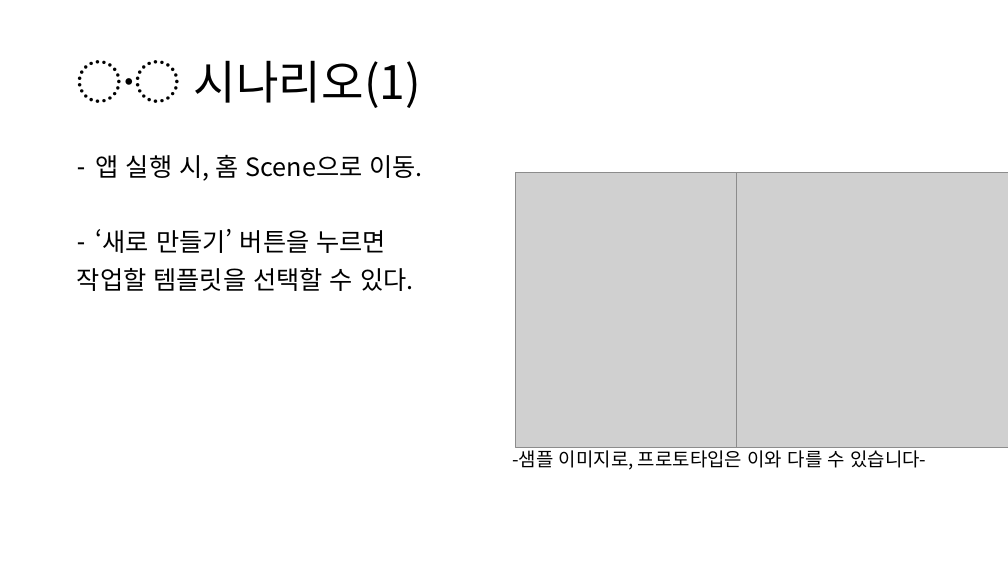
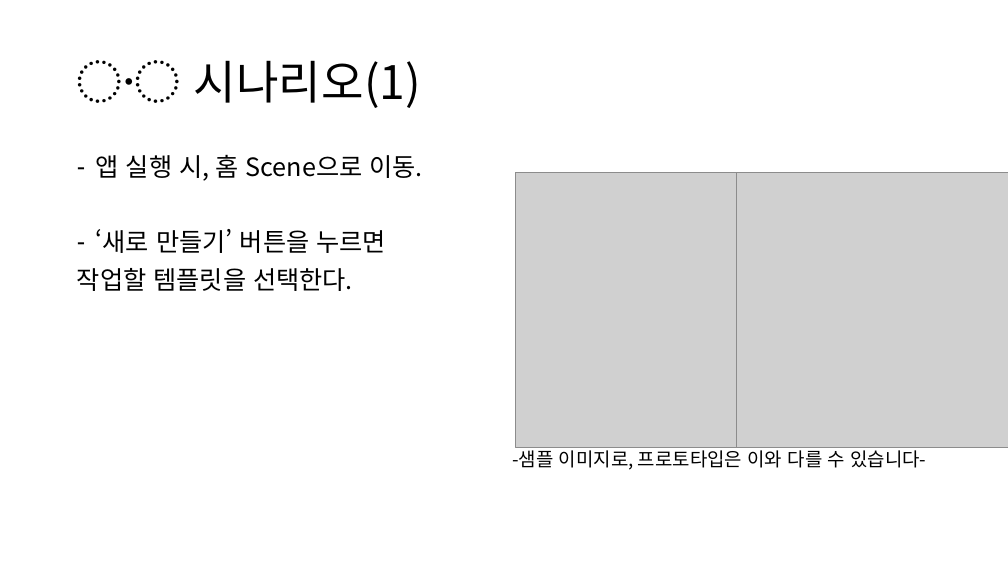
Before and after one commit to OSS-2021-team3/Drawing-Trade, a slide deck: slide 7 of OSS IDEA PROPOSAL.pptx. Drawn at 1008x567 pixels with LibreOffice and Linux fonts; fonts in the diff are those of the drawing; grey boxes stand for pictures. Boxes give left, top, right and bottom in pixels: in the first picture for what was removed or moved away, otherwise in the second. Text is boxed around its words. In the diff, an @@ line names an element or a change of style, - is before the commit and + after.

```diff
--- a/OSS IDEA PROPOSAL.pptx
+++ b/OSS IDEA PROPOSAL.pptx
@@ text at bbox=[77, 268, 353, 291]: text changed @@
-작업할 템플릿을 선택할 수 있다.
+작업할 템플릿을 선택한다.
```
Also in this commit, not shown: 4 other slides changed.
